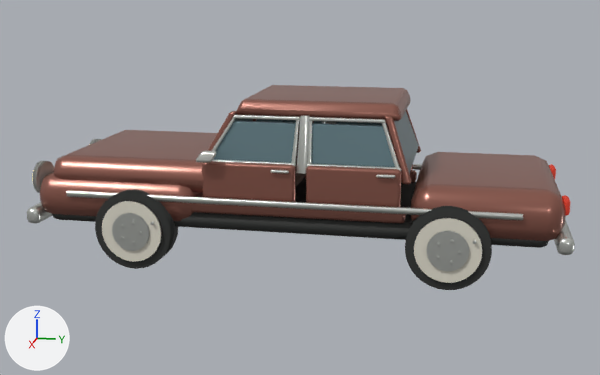
Two versions of the glTF model public/art/models/hudson.glb, one commit apart.
Camera for both pictures: a 50 mm lens placed at (7.96, 1.56, 2.63), pointed at (0.04, -0.02, 0.65). Every picture has the same lights, and +X, +Y and +Z are marked at lower left. The first picture is the older version. Where no turn or scale is listed for an object, it has been applied to the vertices. Vertices at exactly the same position are counted once.

Names of what the first picture shows: 'bench cushion', 'door skin.002', 'door skin.003', 'door window.002', 'door window.003', 'floor pan', 'front body', 'hubcap.003', 'wheel.002', 'wheel.003', 'whitewall.002', 'whitewall.003', 'windscreen divider' and 7 more.
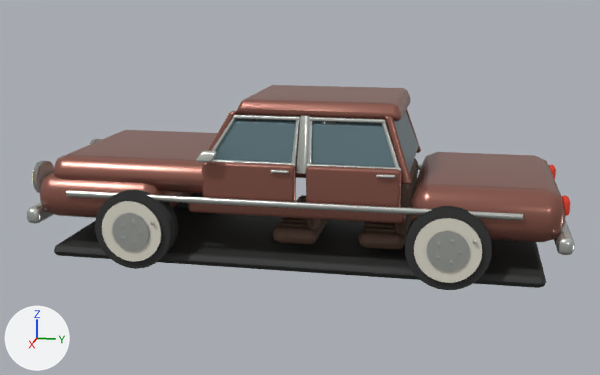
Where the newer file only moved an object's origin or applied its transform, the numbers keep the older frame.

What differs and where, as boxes (x1, y1, x2, y2) in the pictures (600 x 375 px; the box of a moved part takes in the faces that stretch with it):
'front body', reshaped: before (40, 85, 566, 241); after (40, 85, 566, 242)
'floor pan', reshaped (mostly hidden before): before (52, 121, 549, 248); after (54, 121, 546, 288)
'bench cushion', moved (mostly hidden before): before (295, 121, 314, 187); after (272, 159, 418, 250)
part 1 of me_cube, moved or reshaped: before (52, 178, 549, 248); after (54, 207, 546, 288)
part 2 of me_cube_001, moved or reshaped: before (49, 175, 203, 221); after (49, 175, 192, 218)

Edits to the bpy script that builds the scene:
```text
Change me_cube:
    used by ob_floor_pan; location = (0.0, 0.0, 0.48)
    remove me_cube.from_pydata(...)  # 456 vertices, 896 faces; spans x -0.85..0.85, y -2.33..2.33, z -0.09..0.75
    add me_cube.from_pydata(...)  # 456 vertices, 896 faces; spans x -0.85..0.85, y -2.33..2.33, z -0.45..0.75
    me_cube part 1: the loose piece of 56 vertices spanning x -0.85..0.85, y -2.33..2.33, z -0.09..0.09 is scaled about its middle by (1.01, 1, 0.648), then moved by (0.0, 0.0, -0.39)
Change me_cube_001:
    where me_cube_001.from_pydata(...)  # 607 vertices, 1170 faces; spans x -0.9..0.9, y -0.81..4.09, z -0.22..0.95
    used by ob_front_body; location = (0.0, -1.641, 0.64)
    before: 14 (-0.73, 0.64, -0.22), 15 (-0.9, 0.64, -0.05), 16 (-0.73, 0.81, -0.05), 17 (-0.85, 0.64, -0.17), 18 (-0.83, 0.74, -0.15)
    before: 19 (-0.85, 0.76, -0.05), 20 (-0.73, 0.76, -0.17), 21 (-0.73, 0.64, 0.22), 22 (-0.73, 0.81, 0.05), 23 (-0.9, 0.64, 0.05)
    before: 24 (-0.73, 0.76, 0.17), 25 (-0.83, 0.74, 0.15), 26 (-0.85, 0.76, 0.05), 27 (-0.85, 0.64, 0.17), 42 (0.73, 0.64, -0.22)
    before: 43 (0.73, 0.81, -0.05), 44 (0.9, 0.64, -0.05) at pixel (177, 210), 45 (0.73, 0.76, -0.17), 46 (0.83, 0.74, -0.15), 47 (0.85, 0.76, -0.05) at pixel (191, 209)
    before: 48 (0.85, 0.64, -0.17) at pixel (179, 221), 49 (0.73, 0.64, 0.22), 50 (0.9, 0.64, 0.05), 51 (0.73, 0.81, 0.05) at pixel (200, 196), 52 (0.85, 0.64, 0.17) at pixel (178, 185)
    before: 53 (0.83, 0.74, 0.15) at pixel (189, 188), 54 (0.85, 0.76, 0.05), 55 (0.73, 0.76, 0.17)
    me_cube_001 part 2
    add for i in [*range(14, 28), *range(42, 56)]: me_cube_001.vertices[i].co += Vector((0.0, -0.34, 0.0))
Change ob_bench_cushion:
    ob_bench_cushion.location: (0.0, -0.245, 0.72) -> (0.0, 0.04, 0.32)
```
